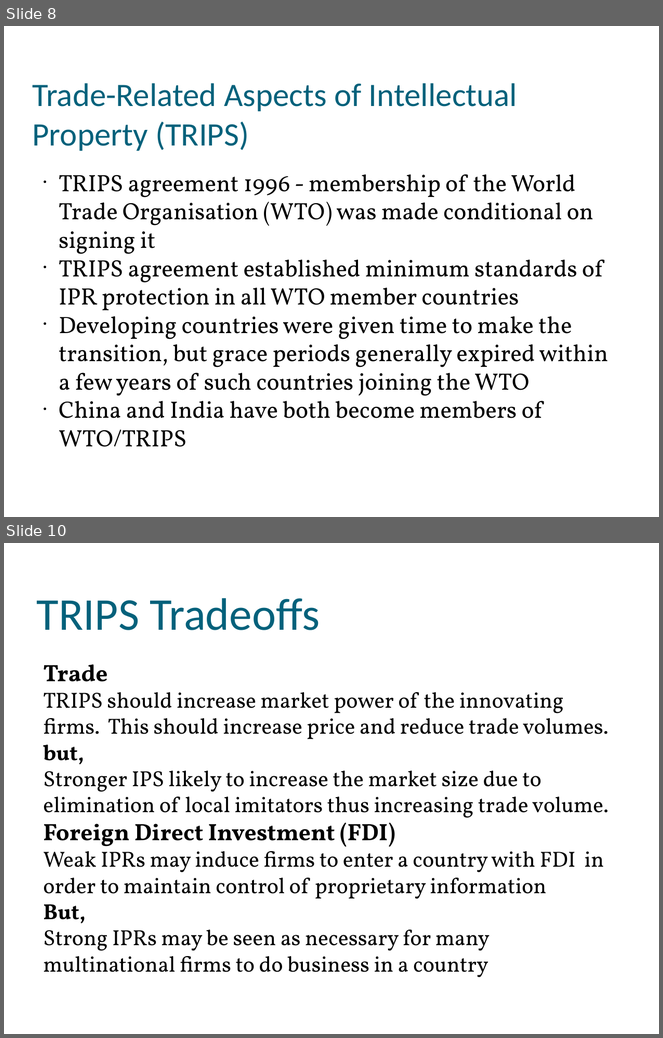
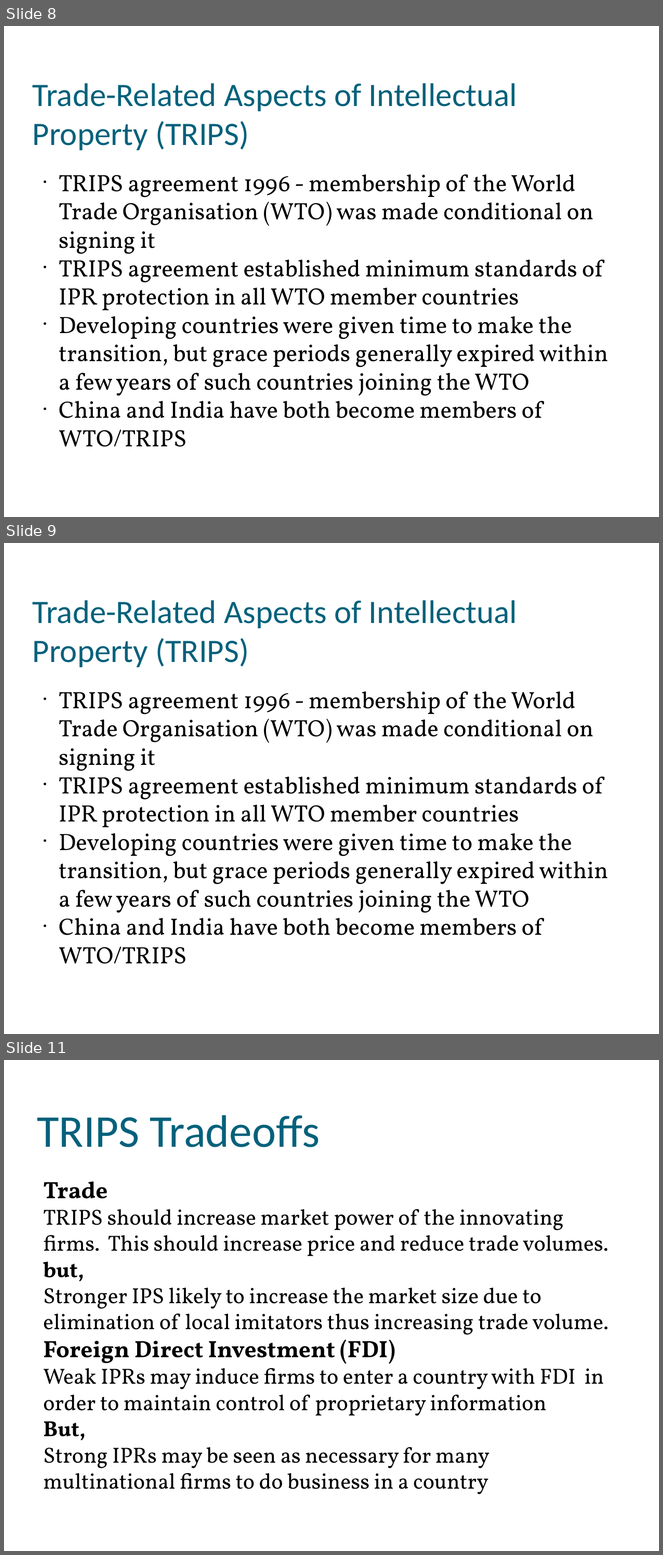
Before and after one commit to muff1nman/ClassNotes, a slide deck: Econ/PPT/S13_Lecture_24.pptx. Shown one above the other, each under a label of ours: slides 8 and 10 before the commit, slides 8, 9 and 11 after it; the slides between them are not shown. The pictures are 663x1038 and 663x1555 pixels, drawn with LibreOffice and Linux fonts; fonts in the diff are those of the drawing. Boxes give left, top, right and bottom in pixels: in the first picture for what was removed or moved away, otherwise in the second. Text is boxed around its words. In the diff, an @@ line names an element or a change of style, - is before the commit and + after.

```diff
--- a/Econ/PPT/S13_Lecture_24.pptx
+++ b/Econ/PPT/S13_Lecture_24.pptx
@@ slide 9 added at (4, 543, 659, 1034), background #FFFFFF @@
@@ text added at (33, 600, 518, 667), 36 pt, text #04617B @@
+Trade-Related Aspects of Intellectual Property (TRIPS)
@@ text added at (59, 691, 608, 964), 26 pt, text #000000 @@
+● TRIPS agreement 1996 - membership of the World Trade Organisation (WTO) was made conditional on signing it
+● TRIPS agreement established minimum standards of IPR protection in all WTO member countries
+● Developing countries were given time to make the transition, but grace periods generally expired within a few years of such countries joining the WTO
+● China and India have both become members of WTO/TRIPS
@@ what was slide 10 is now slide 11 @@
```
Also in this commit, not shown: 10 slides changed, 3 other files.
